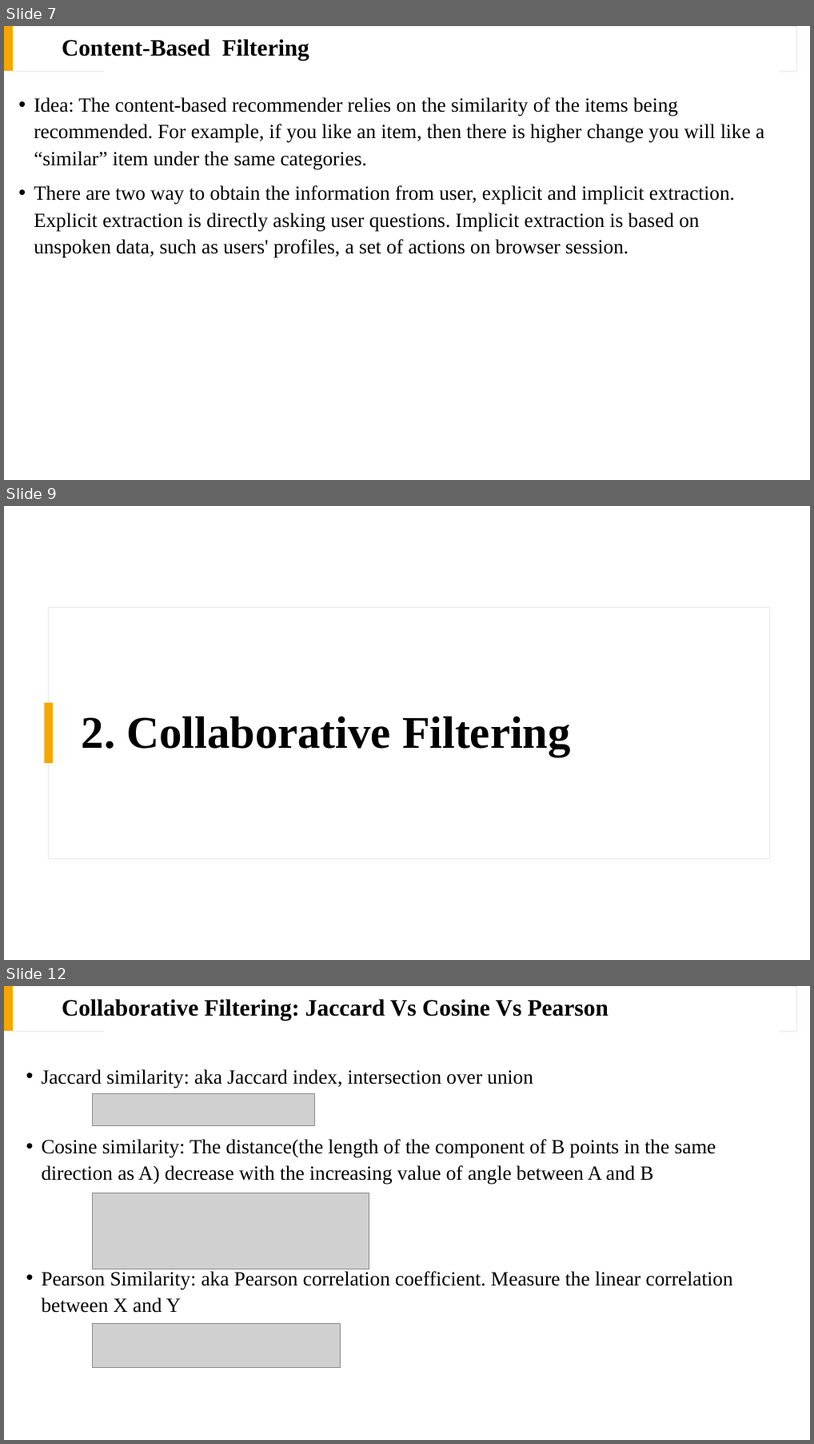
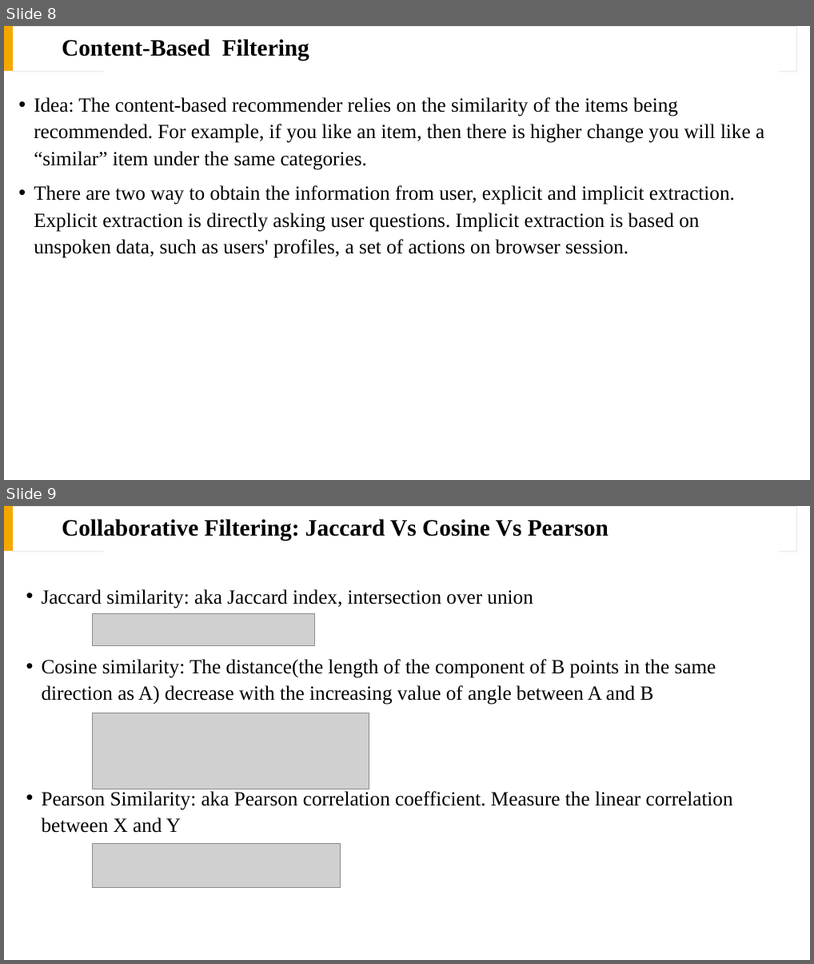
Before and after one commit to drago1234/CSE5525-Final-Project, a slide deck: presentation.pptx. Shown one above the other, each under a label of ours: slides 7, 9 and 12 before the commit, slides 8 and 9 after it; the slides between them are not shown. The pictures are 814x1444 and 814x964 pixels, drawn with LibreOffice and Linux fonts; fonts in the diff are those of the drawing; grey boxes stand for pictures. Boxes give left, top, right and bottom in pixels: in the first picture for what was removed or moved away, otherwise in the second. Text is boxed around its words. In the diff, an @@ line names an element or a change of style, - is before the commit and + after.

```diff
--- a/presentation.pptx
+++ b/presentation.pptx
@@ slide 9 removed at (4, 506, 810, 960), background #FFFFFF @@
@@ rectangle removed at (48, 608, 770, 859) @@
@@ rectangle removed at (45, 703, 53, 763) @@
@@ title removed at (82, 716, 571, 756) @@
-2. Collaborative Filtering
@@ what was slide 7 is now slide 8 @@
@@ what was slide 12 is now slide 9 @@
```
Also in this commit, not shown: 3 slides changed, 4 slides added, 11 other slides removed, 2 other files.
